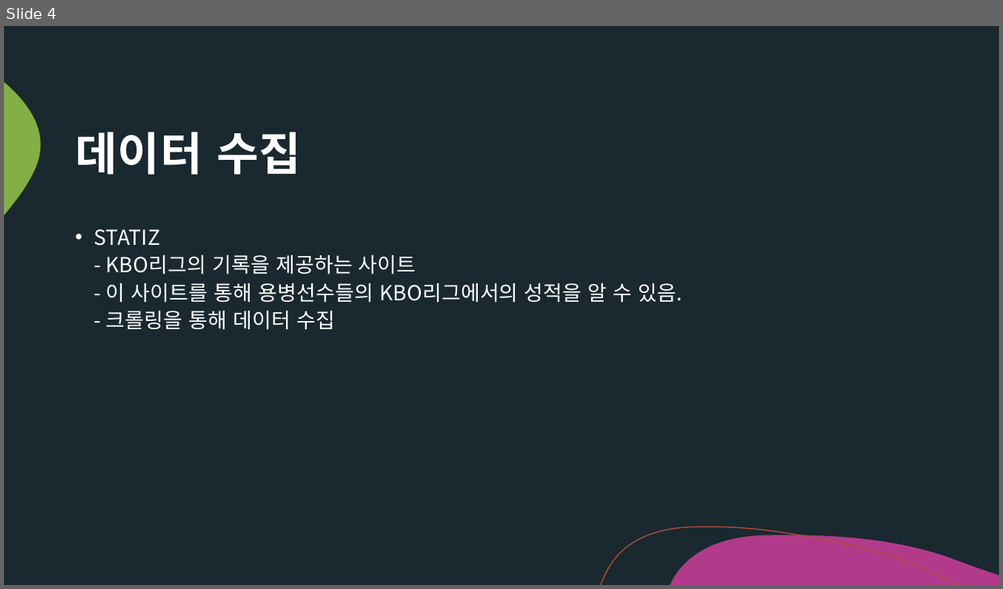
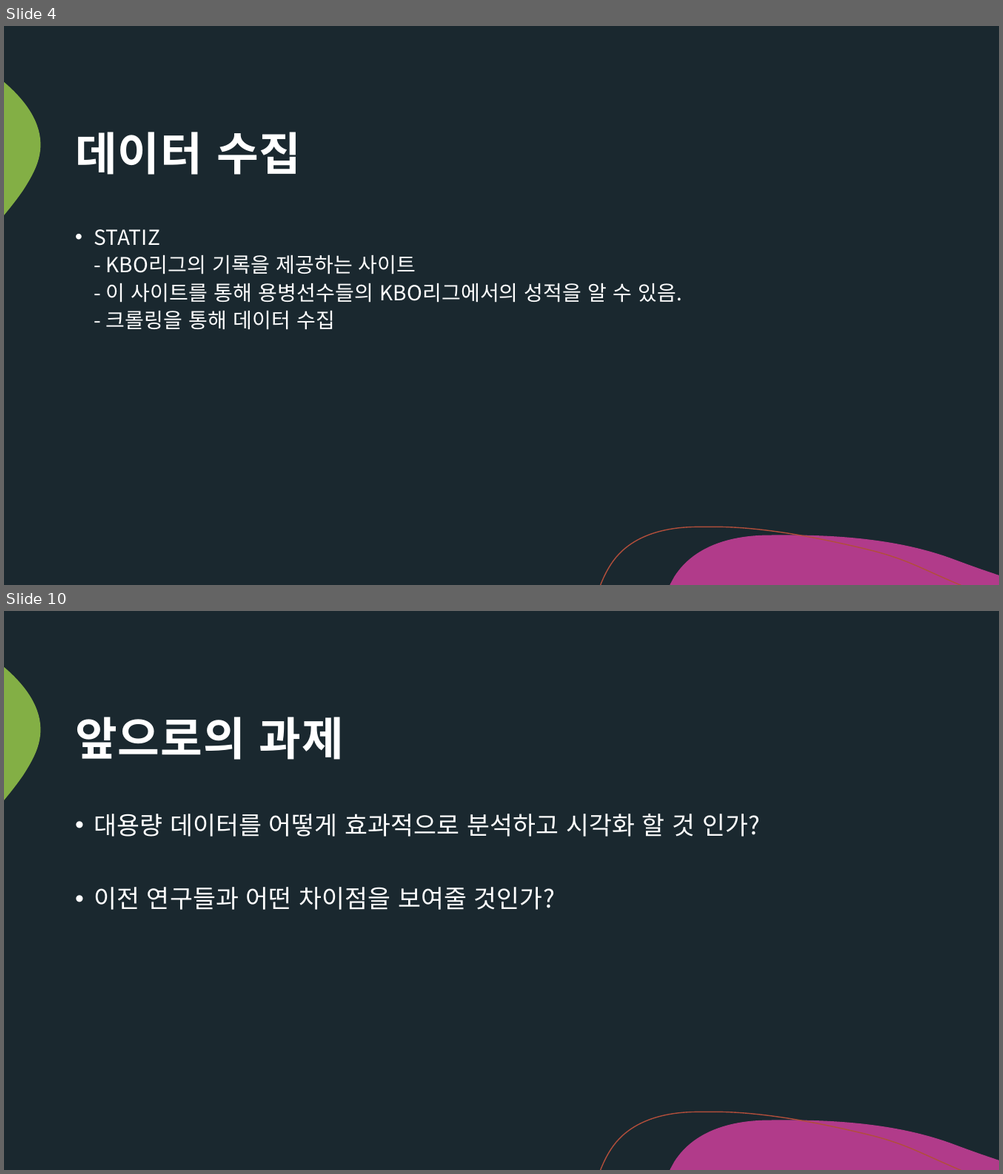
Before and after one commit to Tae-Hyeon-Kim/Analysis-of-KBO-Foreign-Pitchers, a slide deck: KBO 외국인 투수 분석.pptx. Shown one above the other, each under a label of ours: slide 4 before the commit, slides 4 and 10 after it; the slides between them are not shown. The pictures are 1003x589 and 1003x1174 pixels, drawn with LibreOffice and Linux fonts; fonts in the diff are those of the drawing. Boxes give left, top, right and bottom in pixels: in the first picture for what was removed or moved away, otherwise in the second. Text is boxed around its words. In the diff, an @@ line names an element or a change of style, - is before the commit and + after.

Commit message:
카테고리 별 분석

```diff
--- a/KBO 외국인 투수 분석.pptx
+++ b/KBO 외국인 투수 분석.pptx
@@ slide 10 added at box(4, 611, 999, 1170), background #1A282F; not listed: 3 template elements that a slide beside it also shows @@
@@ title added at box(75, 717, 344, 760), 44 pt, text #FFFFFF, bold @@
+앞으로의 과제
@@ text added at box(94, 814, 760, 910), 24 pt, text #FFFFFF @@
+• 대용량 데이터를 어떻게 효과적으로 분석하고 시각화 할 것 인가?
+• 이전 연구들과 어떤 차이점을 보여줄 것인가?
```
Also in this commit, not shown: 1 slide changed, 4 other slides added, 2 slides removed, 3 other files.
